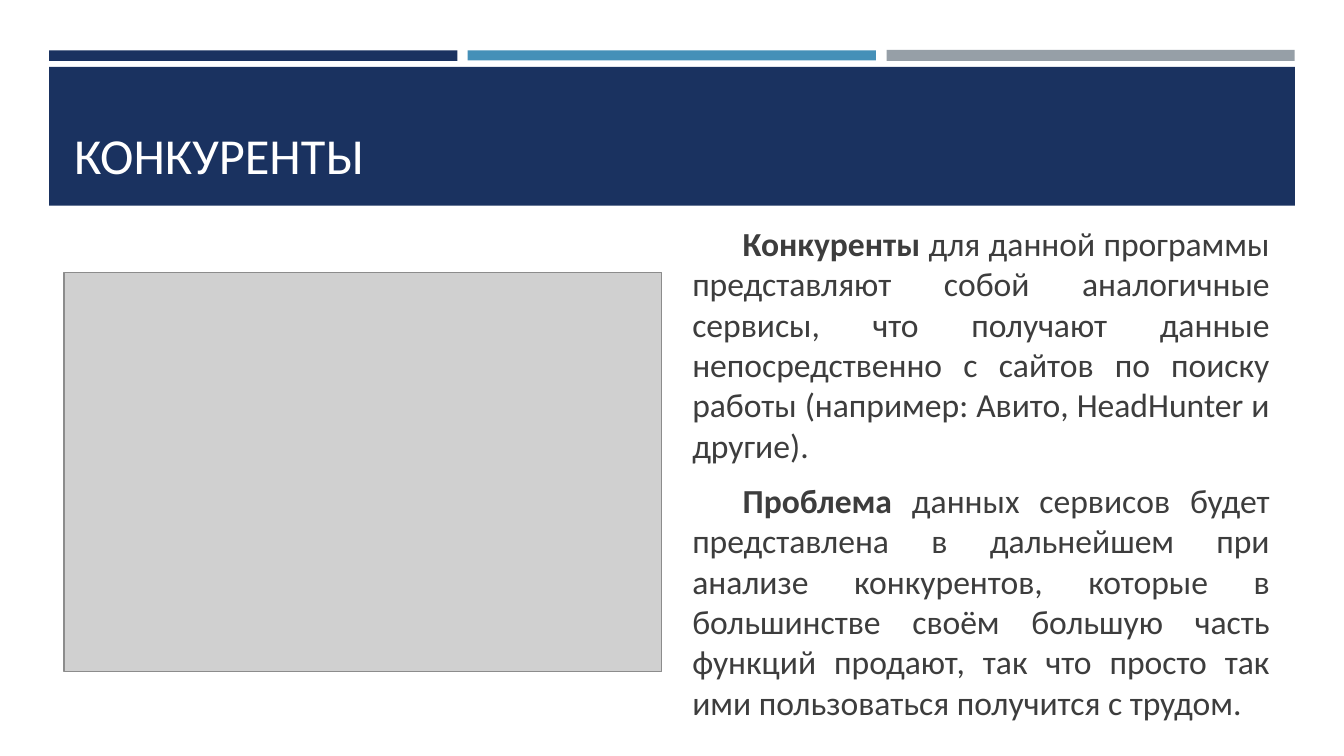
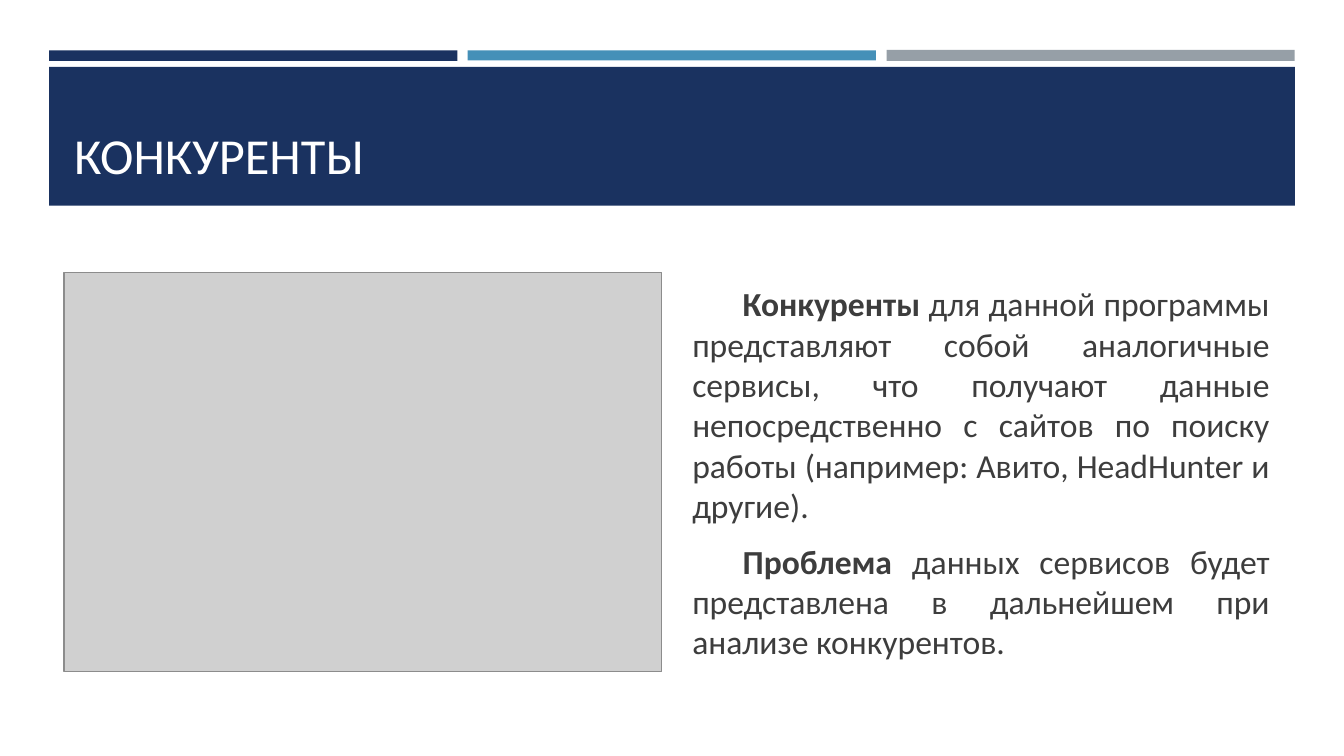
Before and after one commit to JaydenPears/Search-Profession, a slide deck: slide 3 of Документация/Презентация по Проектной работе «Search Profession».pptx. Drawn at 1344x756 pixels with LibreOffice and Linux fonts; fonts in the diff are those of the drawing; grey boxes stand for pictures. Boxes give left, top, right and bottom in pixels: in the first picture for what was removed or moved away, otherwise in the second. Text is boxed around its words. In the diff, an @@ line names an element or a change of style, - is before the commit and + after.

```diff
--- a/Документация/Презентация по Проектной работе «Search Profession».pptx
+++ b/Документация/Презентация по Проектной работе «Search Profession».pptx
@@ text at box(692, 551, 1270, 660): text changed @@
-Проблема данных сервисов будет представлена в дальнейшем при анализе конкурентов, которые в большинстве своём большую часть функций продают, так что просто так ими пользоваться получится с трудом.
+Проблема данных сервисов будет представлена в дальнейшем при анализе конкурентов.
```
Also in this commit, not shown: 1 other slide changed.
